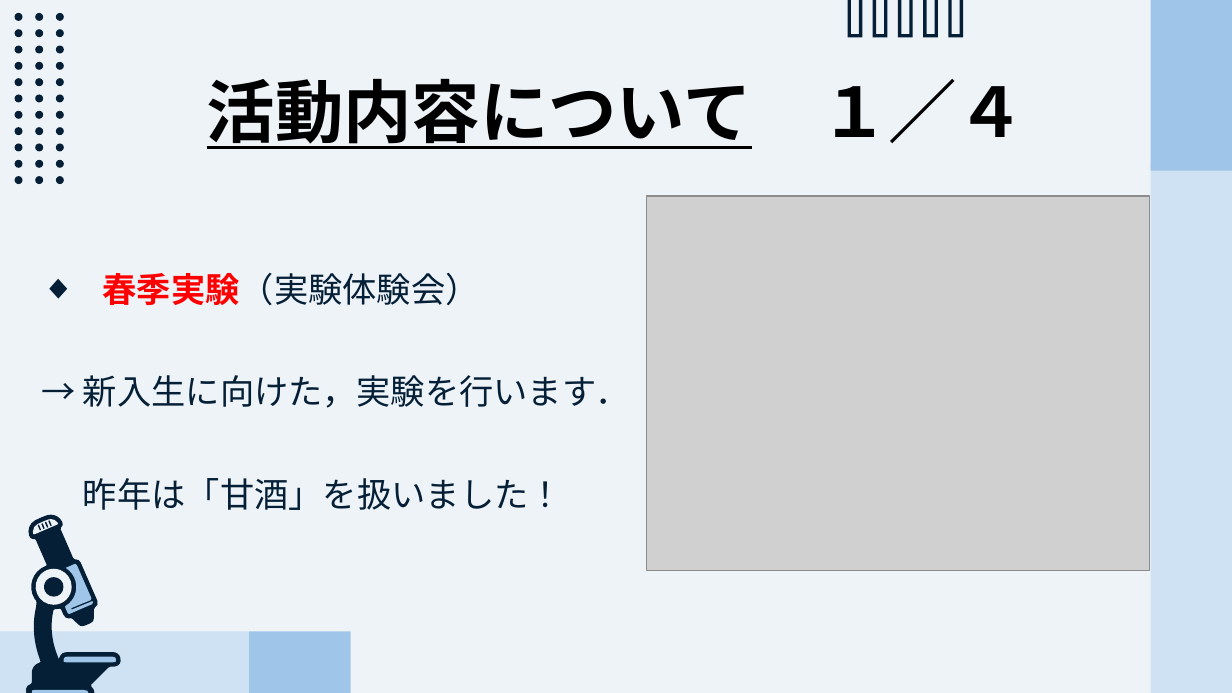
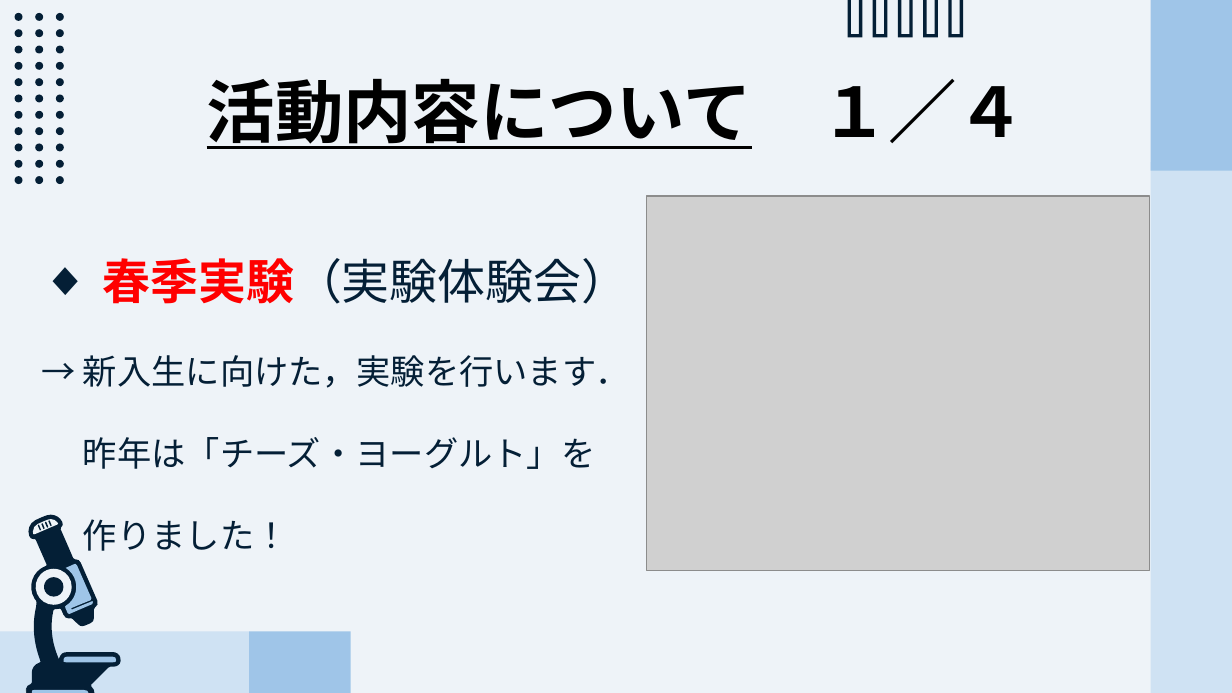
Before and after one commit to CL-ken/CL-ken.github.io, a slide deck: slide 6 of 2025/25_サークル説明.pptx. Drawn at 1232x693 pixels with LibreOffice and Linux fonts; fonts in the diff are those of the drawing; grey boxes stand for pictures. Boxes give left, top, right and bottom in pixels: in the first picture for what was removed or moved away, otherwise in the second. Text is boxed around its words. In the diff, an @@ line names an element or a change of style, - is before the commit and + after.

```diff
--- a/2025/25_サークル説明.pptx
+++ b/2025/25_サークル説明.pptx
@@ text "春季実験（実験体験会）" at (x1=83, y1=258, x2=629, y2=551): vertical alignment top to bottom @@
@@ text at (x1=83, y1=258, x2=629, y2=388): size 20 to 28 pt in "春季実験（実験体験会）"; line spacing 2.5 to 2 @@
@@ text at (x1=83, y1=437, x2=595, y2=551): text changed @@
-昨年は「甘酒」を扱いました！
+昨年は「チーズ・ヨーグルト」を
+作りました！
```
Also in this commit, not shown: 5 other slides changed.
